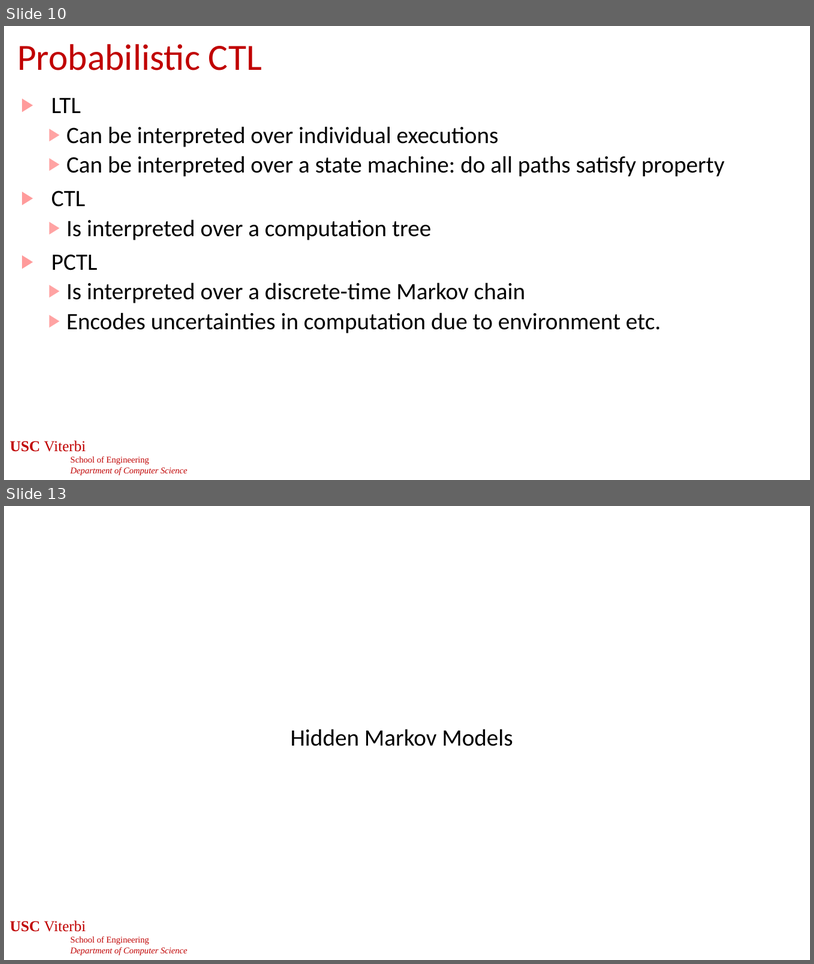
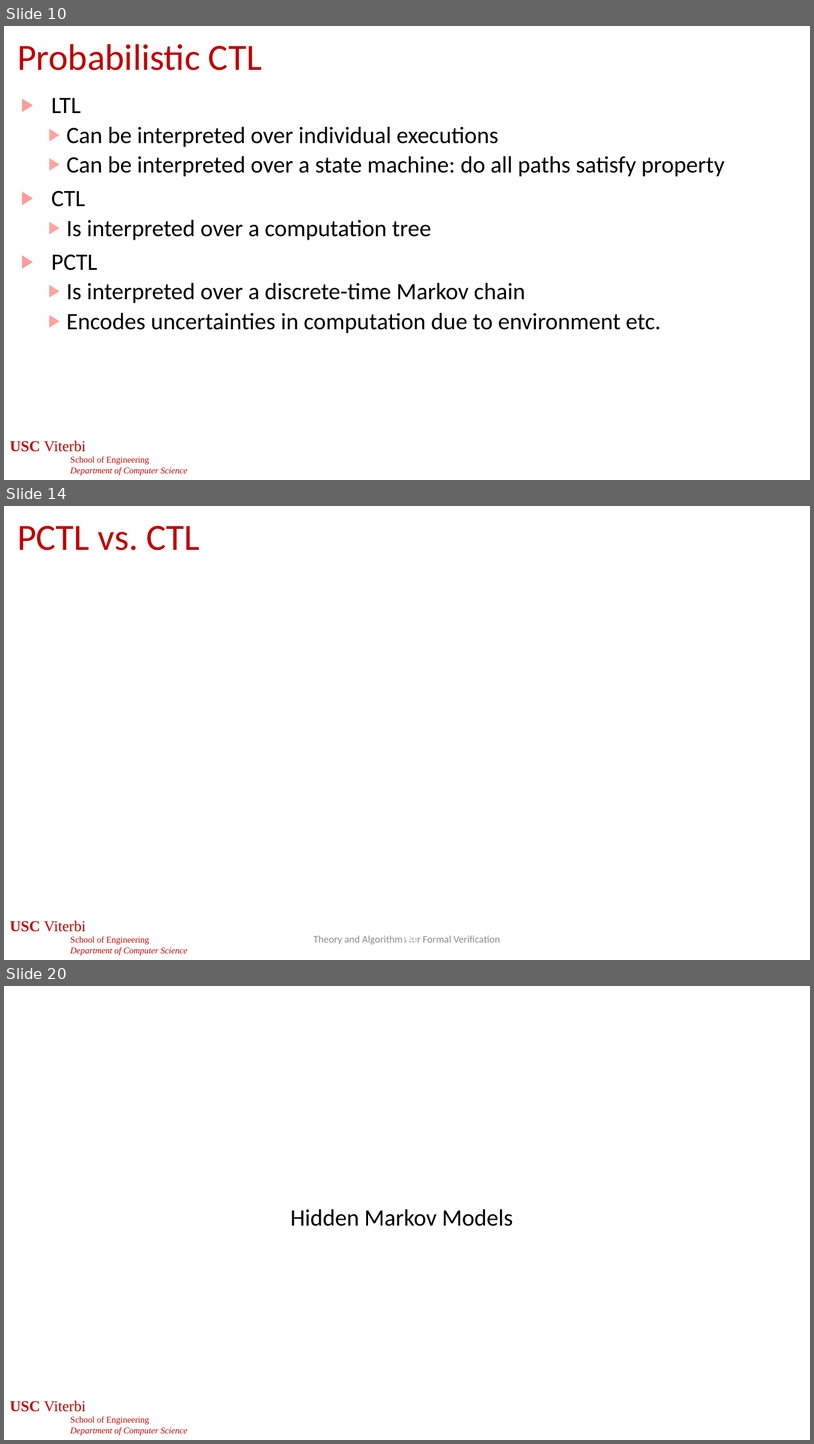
Before and after one commit to jdeshmukh/jdeshmukh.github.io, a slide deck: teaching/cs513-autocps-fall-2025/slides/ProbabilisticModels.pptx. Shown one above the other, each under a label of ours: slides 10 and 13 before the commit, slides 10, 14 and 20 after it; the slides between them are not shown. The pictures are 814x964 and 814x1444 pixels, drawn with LibreOffice and Linux fonts; fonts in the diff are those of the drawing; grey boxes stand for pictures; background and template pictures are left out. Boxes give left, top, right and bottom in pixels: in the first picture for what was removed or moved away, otherwise in the second. Text is boxed around its words. In the diff, an @@ line names an element or a change of style, - is before the commit and + after.

```diff
--- a/teaching/cs513-autocps-fall-2025/slides/ProbabilisticModels.pptx
+++ b/teaching/cs513-autocps-fall-2025/slides/ProbabilisticModels.pptx
@@ slide 14 added at (x1=4, y1=506, x2=810, y2=960), background #FFFFFF; not listed: 1 template element that a slide beside it also shows @@
@@ title added at (x1=17, y1=526, x2=200, y2=550), 44 pt, text #C00000 @@
+PCTL vs. CTL
@@ text added at (x1=314, y1=935, x2=500, y2=944), 12 pt, text #8C8C8C @@
+Theory and Algorithms for Formal Verification
@@ page number added at (x1=398, y1=936, x2=418, y2=942), 24 pt, text #FFFFFF @@
+14
@@ what was slide 13 is now slide 20 @@
```
Also in this commit, not shown: 3 slides changed, 7 other slides added, 1 slide removed.
